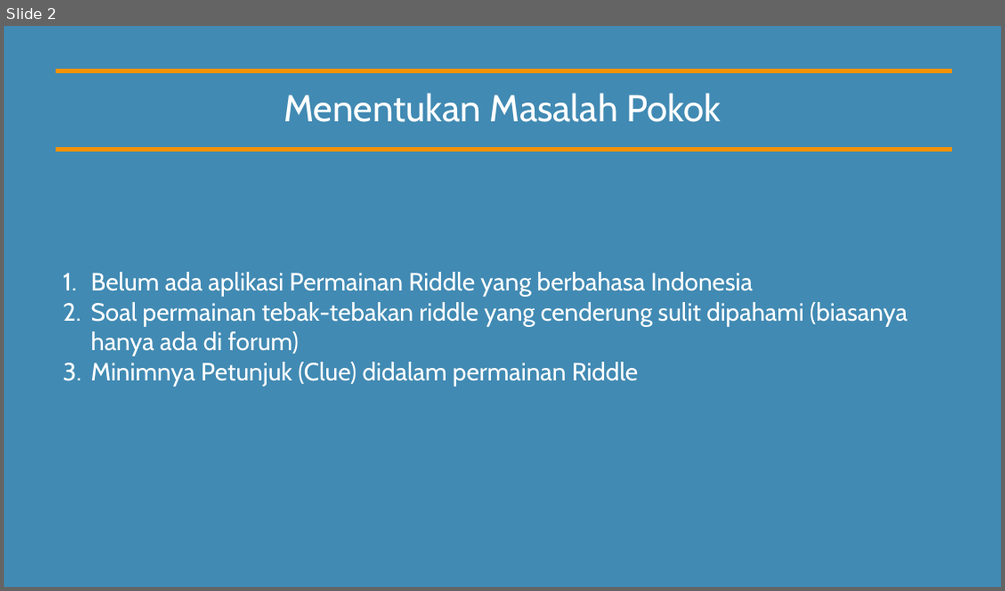
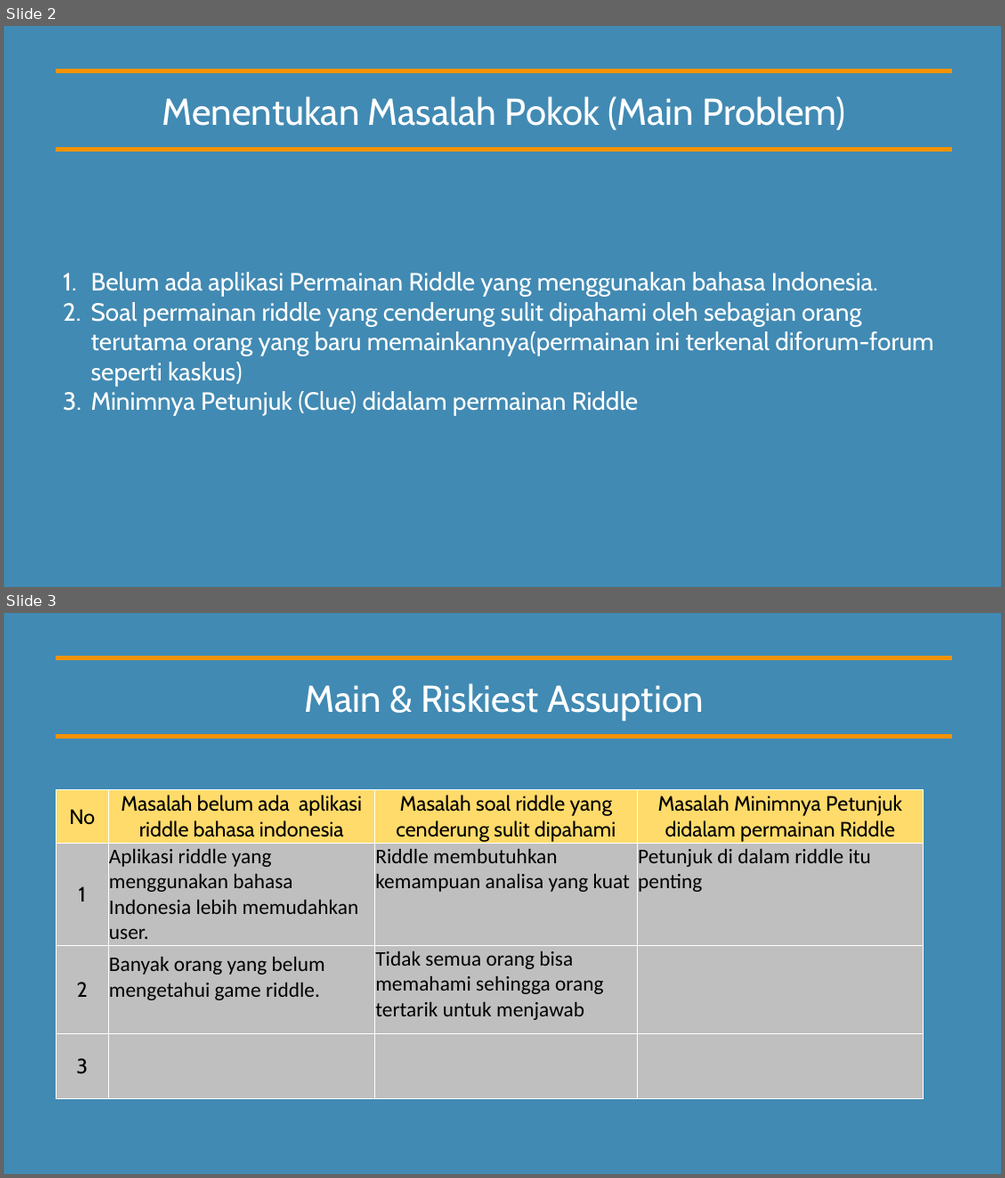
Before and after one commit to akidatawaka/Tugas-Besar-RPL2, a slide deck: Laporan/File powerpoint responsi pertama.pptx. Shown one above the other, each under a label of ours: slide 2 before the commit, slides 2 and 3 after it. The pictures are 1005x591 and 1005x1178 pixels, drawn with LibreOffice and Linux fonts; fonts in the diff are those of the drawing. Boxes give left, top, right and bottom in pixels: in the first picture for what was removed or moved away, otherwise in the second. Text is boxed around its words. In the diff, an @@ line names an element or a change of style, - is before the commit and + after.

```diff
--- a/Laporan/File powerpoint responsi pertama.pptx
+++ b/Laporan/File powerpoint responsi pertama.pptx
@@ slide 3 added at [4, 613, 1001, 1174], background #418AB3 @@
@@ line added from (56, 657) to (952, 657), #F69200 4.5 pt @@
@@ subtitle added at [305, 683, 703, 721], 36 pt, text #FFFFFF @@
+Main & Riskiest Assuption
@@ line added from (57, 737) to (952, 737), #F69200 4.5 pt @@
@@ table added at [57, 789, 923, 1096], 4 rows, 4 columns @@
+No | Masalah belum ada aplikasi riddle bahasa indonesia | Masalah soal riddle yang cenderung sulit dipahami | Masalah Minimnya Petunjuk didalam permainan Riddle
+1 | Aplikasi riddle yang menggunakan bahasa Indonesia lebih memudahkan user. | Riddle membutuhkan kemampuan analisa yang kuat | Petunjuk di dalam riddle itu penting
+2 | Banyak orang yang belum mengetahui game riddle. | Tidak semua orang bisa memahami sehingga orang tertarik untuk menjawab | 
+3 |  |  | 
@@ slide 2 changed as well @@
@@ subtitle at [162, 96, 846, 130]: text changed @@
-Menentukan Masalah Pokok
+Menentukan Masalah Pokok (Main Problem)
@@ text at [91, 272, 933, 386]: text changed @@
-1. Belum ada aplikasi Permainan Riddle yang berbahasa Indonesia
-2. Soal permainan tebak-tebakan riddle yang cenderung sulit dipahami (biasanya hanya ada di forum)
+1. Belum ada aplikasi Permainan Riddle yang menggunakan bahasa Indonesia.
+2. Soal permainan riddle yang cenderung sulit dipahami oleh sebagian orang terutama orang yang baru memainkannya(permainan ini terkenal diforum-forum seperti kaskus)
```
Also in this commit, not shown: 1 other slide changed, 7 other slides added, 19 other files.
